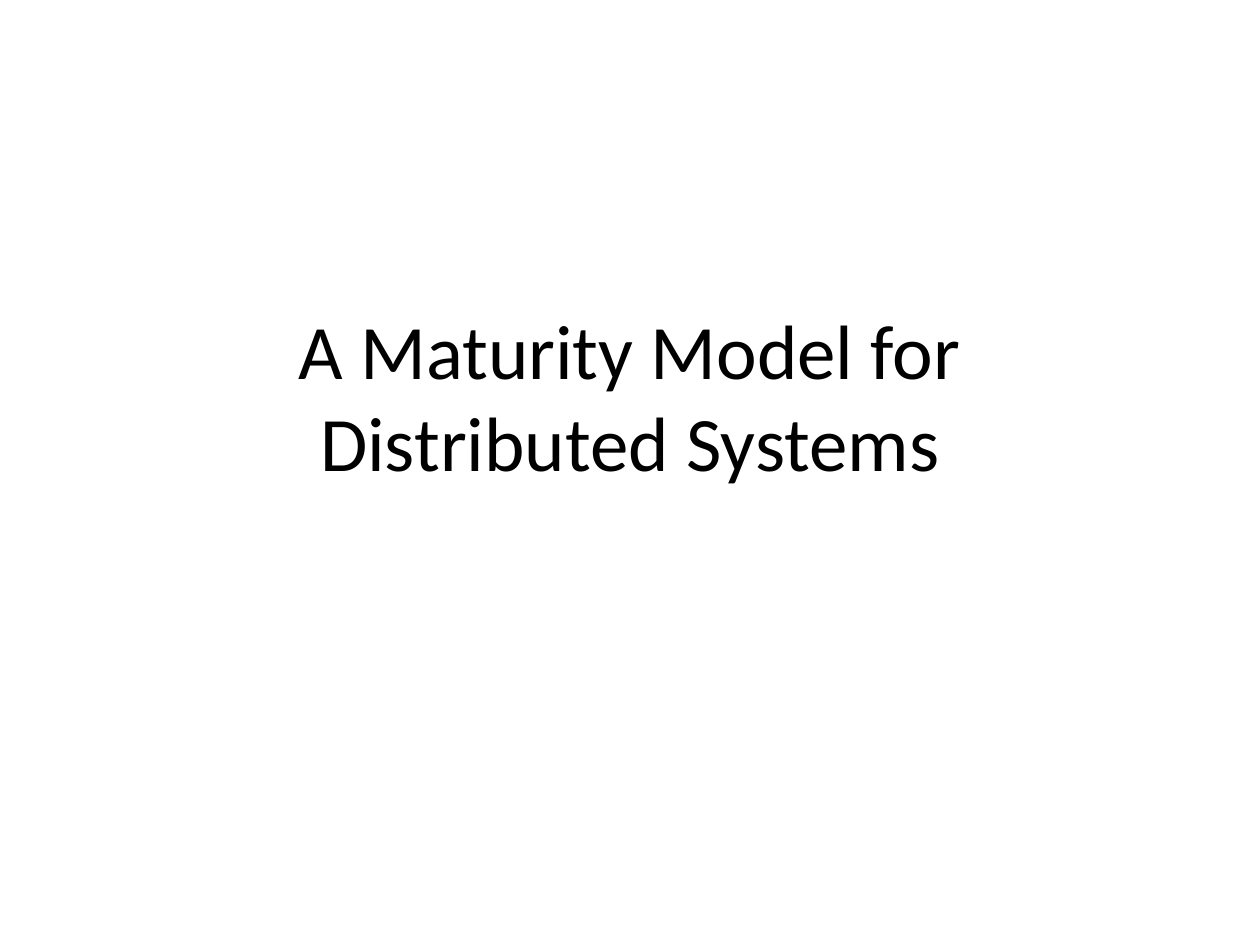
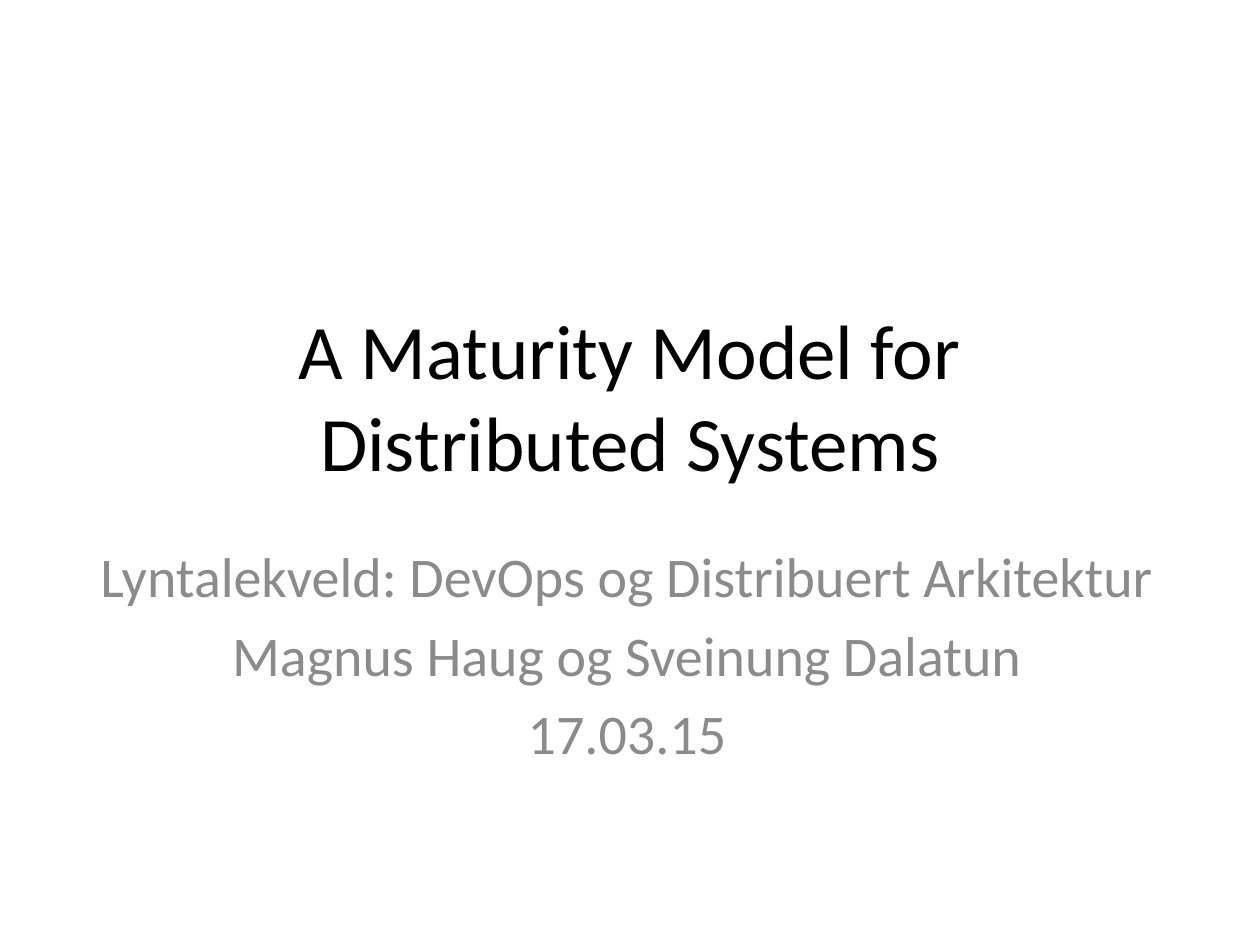
Before and after one commit to bekkopen/distributed-systems-maturity-model, a slide deck: slide 1 of presentation.pptx. Drawn at 1260x945 pixels with LibreOffice and Linux fonts; fonts in the diff are those of the drawing. Boxes give left, top, right and bottom in pixels: in the first picture for what was removed or moved away, otherwise in the second. Text is boxed around its words. In the diff, an @@ line names an element or a change of style, - is before the commit and + after.

Commit message:
More

```diff
--- a/presentation.pptx
+++ b/presentation.pptx
@@ subtitle added at (100, 558, 1152, 755), 32 pt, text #8C8C8C @@
+Lyntalekveld: DevOps og Distribuert Arkitektur
+Magnus Haug og Sveinung Dalatun
+17.03.15
```
Also in this commit, not shown: 2 other slides changed, 1 slide added, 6 slides removed.
